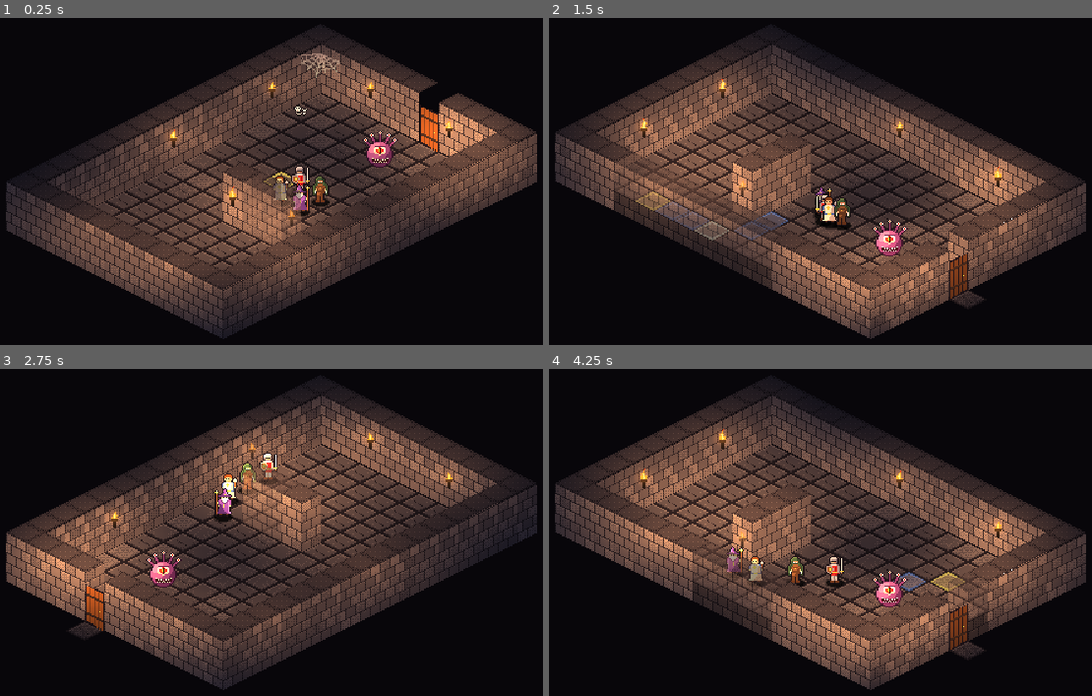
Above: before the commit, frames 1-4 (two rows, left to right).
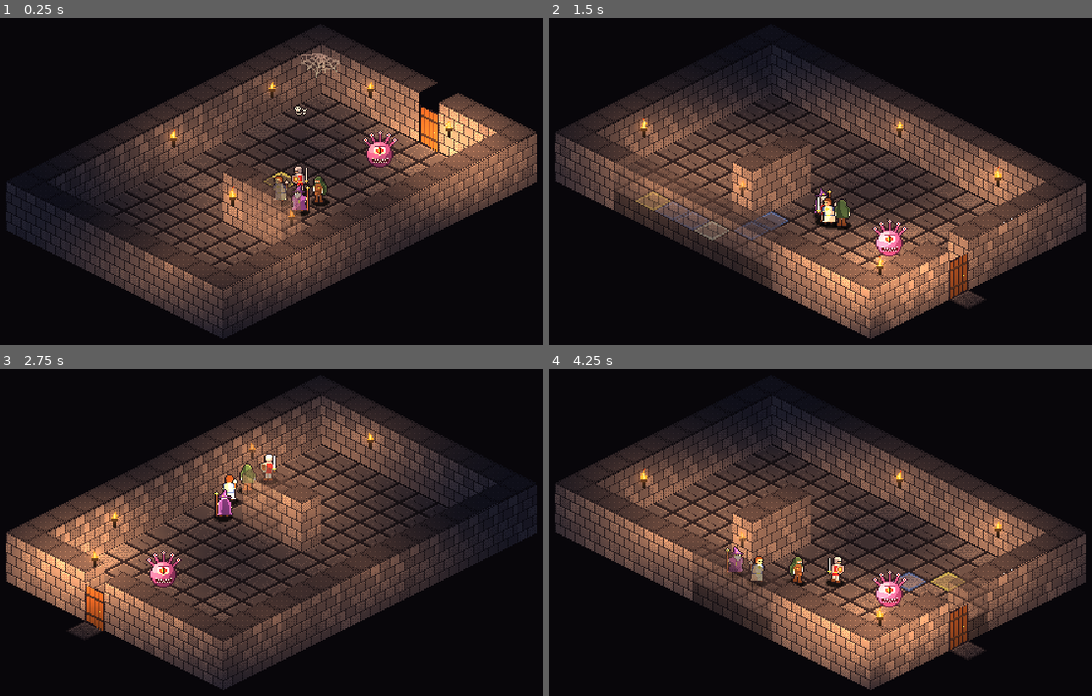
Above: after the commit, the same moments.

Repository: PaulHeraty/herra-iso-dnd
Game: Godot game, scene res://scenes/maps/test_room.tscn
Same seed, same stepped clock (60 frames per second), same inputs: the game is played once before the commit and once after it.
Inputs (mouse positions are in pixels of both pictures, inside the frame that each line leads up to):
- Up to frame 1 (0.25 s): no input
- Up to frame 2 (1.5 s): tap Enter at 0.5 s; move the mouse to (994, 158) at 0.52 s; hold E (view_rotate_right) 0.53-1.25 s; tap S (cam_down) at 0.6 s; click (994, 158) at 0.67 s; drag from (663, 204) to (782, 269) at 1.27 s
- Up to frame 3 (2.75 s): move the mouse to (347, 434) at 2.02 s; hold E (view_rotate_right) from 2.03 s (still down); tap Space (cam_recenter) at 2.1 s
- Up to frame 4 (4.25 s): release E (view_rotate_right) at 2.75 s; drag from (782, 620) to (587, 467) at 2.77 s; move the mouse to (1053, 597) at 3.52 s; hold Q (view_rotate_left) from 3.53 s (still down); tap W (cam_up) at 3.6 s

The runs differ from the first frame. In frame 1, 10% of the frame differs, in the area x 1-99%, y 22-81%; in frame 2, 12%, in the area x 16-79%, y 7-95%; in frame 3, 10%; in frame 4, 12%.

Commit message:
Phase 1 step 5: 4-facing hero walk sheets; Phase 1 complete
- tools/godot/gen_hero_sheets.gd: text pixel grids for front/back 3/4 views of all four heroes;
  walk = alternate leg lifted 1px (robes: feet tuck under, hem sways)
- tools/godot/preview_hero_walk.gd + gif_writer.gd: animated GIF previews
- Actor keeps facing in map cells, picks sheet row/mirror for the current view rotation,
  plays the walk cycle while stepping; PartyStart.facing sets the starting facing

Co-Authored-By: Claude Opus 5.5 <noreply@anthropic.com>

Diff:
--- a/scenes/maps/test_room.tscn
+++ b/scenes/maps/test_room.tscn
@@ -57,7 +57,7 @@
 
 [node name="Torch9" parent="World/Entities" unique_id=1590360505 instance=ExtResource("3_uokn5")]
 z_index = 1
-position = Vector2(-168, 132)
+position = Vector2(120, 68)
 face = 3
 
 [node name="Torch10" parent="World/Entities" unique_id=1590360506 instance=ExtResource("3_uokn5")]
--- a/scripts/actors/actor.gd
+++ b/scripts/actors/actor.gd
@@ -3,43 +3,99 @@
 ## Anything that stands on the grid and moves around: heroes now, monsters in Phase 2.
 ## The node's position is the actor's feet (a cell centre). It draws a soft elliptical shadow
 ## under itself; the "Sprite" child draws the figure on top.
+##
+## Walk sheets (see tools/godot/gen_hero_sheets.gd): 5 columns (idle, 4 walk frames) x 2 rows
+## (0 = front 3/4 facing screen down-left, 1 = back 3/4 facing screen up-left); right-facing
+## directions are the same rows mirrored. A single-frame sprite falls back to mirror + hop.
 
 ## Shadow ellipse radius (x) in px; it's squashed vertically like the iso floor.
 @export var shadow_radius := 7.0
 @export var shadow_alpha := 0.7
 
-## The cell the actor stands on, or is walking into.
+const WALK_FRAME_TIME := 0.09     ## s per walk frame: 2 frames per orthogonal step
+const IDLE_DELAY := 0.06          ## stay in the walk cycle across the gap between steps
+
+## The cell the actor stands on, or is walking into (map cells).
 var cell := Vector2i.ZERO
+## Direction the actor faces, in map cells (one of the 8 neighbours).
+var facing := Vector2i(0, 1):
+	set(v):
+		facing = v
+		if is_node_ready():
+			_update_facing_visual()
+
 var _tween: Tween
+var _anim_t := 0.0
+var _still_t := 0.0
+var _row := 0
 
 @onready var sprite: Sprite2D = $Sprite
 
 
-## Put the actor straight onto a cell (no animation).
+func _ready() -> void:
+	_update_facing_visual()
+
+
+## Put the actor straight onto a cell (no animation). Also used after the view turns.
 func place_at(c: Vector2i) -> void:
 	cell = c
 	position = IsoGrid.cell_to_world(c)
+	_update_facing_visual()
 
 
 func is_moving() -> bool:
 	return _tween != null and _tween.is_running()
 
 
+func has_walk_sheet() -> bool:
+	return sprite.hframes >= 5 and sprite.vframes >= 2
+
+
 ## Walk to a neighbouring cell over `duration` seconds. `cell` changes at once (so pathing and
 ## occupancy see where the actor is going). Returns the tween; await its `finished`.
 func step_to(c: Vector2i, duration: float) -> Tween:
+	var d := c - cell
+	if d != Vector2i.ZERO:
+		facing = d.clampi(-1, 1)
 	cell = c
 	var target := IsoGrid.cell_to_world(c)
-	if not is_equal_approx(target.x, position.x):
-		sprite.flip_h = target.x < position.x   # until 4-way sprites exist: mirror to face left
 	if _tween:
 		_tween.kill()
 	_tween = create_tween()
 	_tween.tween_property(self, "position", target, duration)
-	# Little 1px hop per step so walking reads as walking until real walk cycles exist.
-	_tween.parallel().tween_property(sprite, "position:y", -1.0, duration * 0.5)
-	_tween.parallel().tween_property(sprite, "position:y", 0.0, duration * 0.5).set_delay(duration * 0.5)
+	if not has_walk_sheet():
+		# Little 1px hop per step so walking reads as walking without a walk cycle.
+		_tween.parallel().tween_property(sprite, "position:y", -1.0, duration * 0.5)
+		_tween.parallel().tween_property(sprite, "position:y", 0.0, duration * 0.5).set_delay(duration * 0.5)
 	return _tween
+
+
+func _process(delta: float) -> void:
+	if not has_walk_sheet():
+		return
+	if is_moving():
+		_still_t = 0.0
+		_anim_t += delta
+		sprite.frame = _row * sprite.hframes + 1 + int(_anim_t / WALK_FRAME_TIME) % 4
+	else:
+		_still_t += delta
+		if _still_t >= IDLE_DELAY:
+			_anim_t = 0.0
+			sprite.frame = _row * sprite.hframes
+
+
+## Pick sheet row (front/back) and mirroring from the facing as seen in the current view.
+## Facings that point straight across or straight up/down the screen keep the previous choice
+## for the part that is ambiguous.
+func _update_facing_visual() -> void:
+	var v := IsoGrid.rotate_dir(facing)
+	var screen := Vector2i(v.x - v.y, v.x + v.y)    # iso: +x cell = right+down, +y cell = left+down
+	if screen.x != 0:
+		sprite.flip_h = screen.x > 0                # drawings face left; mirror to face right
+	if screen.y != 0:
+		_row = 0 if screen.y > 0 else 1
+	if has_walk_sheet():
+		sprite.frame = _row * sprite.hframes + (sprite.frame % sprite.hframes)
 
 
 func _draw() -> void:
--- a/scripts/actors/hero.gd
+++ b/scripts/actors/hero.gd
@@ -1,16 +1,12 @@
 class_name Hero
 extends Actor
 ## One of the four party members. Stats/classes come from data/ in Phase 2; for now the class
-## only picks the sprite.
+## only picks the sprite: the walk sheet <class>_sheet.png if it exists, else the single
+## front-facing <class>.png.
 
 enum HeroClass { FIGHTER, ROGUE, CLERIC, MAGE }
 
-const SPRITES := {
-	HeroClass.FIGHTER: preload("res://assets/sprites/heroes/fighter.png"),
-	HeroClass.ROGUE: preload("res://assets/sprites/heroes/rogue.png"),
-	HeroClass.CLERIC: preload("res://assets/sprites/heroes/cleric.png"),
-	HeroClass.MAGE: preload("res://assets/sprites/heroes/mage.png"),
-}
+const SPRITE_DIR := "res://assets/sprites/heroes/"
 
 @export var hero_class := HeroClass.FIGHTER:
 	set(v):
@@ -23,10 +19,21 @@
 
 func _ready() -> void:
 	_apply_class()
+	super()
 
 
 func _apply_class() -> void:
-	sprite.texture = SPRITES[hero_class]
+	var key: String = HeroClass.keys()[hero_class].to_lower()
+	var sheet_path := SPRITE_DIR + key + "_sheet.png"
+	if ResourceLoader.exists(sheet_path):
+		sprite.texture = load(sheet_path)
+		sprite.hframes = 5
+		sprite.vframes = 2
+	else:
+		sprite.texture = load(SPRITE_DIR + key + ".png")
+		sprite.hframes = 1
+		sprite.vframes = 1
+	sprite.frame = 0
 	if hero_name == "":
-		hero_name = HeroClass.keys()[hero_class].capitalize()
+		hero_name = key.capitalize()
 	name = hero_name
--- a/scripts/maps/dungeon_map.gd
+++ b/scripts/maps/dungeon_map.gd
@@ -280,6 +280,7 @@
 		var hero: Hero = HERO_SCENE.instantiate()
 		hero.hero_class = PARTY_ORDER[i]
 		entities.add_child(hero)
+		hero.facing = PartyStart.FACING_DIR[start.facing]
 		hero.place_at(cells[i])
 		party.append(hero)
 
--- a/scripts/markers/party_start.gd
+++ b/scripts/markers/party_start.gd
@@ -5,6 +5,8 @@
 ## neighbouring cells. One per map (more than one = entry points, picked by id on level change).
 
 enum Facing { NORTH_EAST, SOUTH_EAST, SOUTH_WEST, NORTH_WEST }
+## Map direction for each Facing (as seen in the unturned view: NE = up-right on screen, etc.).
+const FACING_DIR := [Vector2i(0, -1), Vector2i(1, 0), Vector2i(0, 1), Vector2i(-1, 0)]
 
 @export var entry_id := "start"
 @export var facing := Facing.SOUTH_WEST
--- /dev/null
+++ b/tools/godot/gen_hero_sheets.gd
@@ -0,0 +1,378 @@
+extends SceneTree
+## Builds the hero walk sheets: assets/sprites/heroes/<hero>_sheet.png
+## Run: Godot_console --headless --path . -s res://tools/godot/gen_hero_sheets.gd  (then --import)
+## HERO=<name> builds just one.
+##
+## Sheet layout: 16x24 cells (14x22 drawn + 1px outline), 5 columns x 2 rows.
+##   row 0 = FRONT 3/4 view, facing screen down-left  (mirror for down-right)
+##   row 1 = BACK  3/4 view, facing screen up-left    (mirror for up-right)
+##   col 0 = idle, cols 1-4 = walk: right foot up, both down, left foot up, both down
+## Each view = an upper body (rows 0-15) + the standing legs (rows 16-21). Walk frames keep the
+## legs' shape and only lift one leg 1px (classic small-sprite walk):
+##   "left" / "right" = inclusive column ranges of each leg (other columns never move, e.g. a staff)
+##   "lift_from"      = first leg row that lifts (robes: only the feet row lifts = foot tucks under)
+##   "sway_row"       = optional leg row (robe hem) shifted 1px toward the stepping side
+## Palette: the P dict in tools/python/make_iso_party.py (same as gen_art.gd). "." = empty.
+
+const PY_SOURCE := "res://tools/python/make_iso_party.py"
+const OUT_DIR := "res://assets/sprites/heroes/"
+const CELL := Vector2i(16, 24)
+const UPPER_ROWS := 16
+
+const HEROES := {
+	"fighter": {
+		"front": {
+			"upper": [
+				"..............",
+				"...mmmm.......",
+				"..mmmmmM...w..",
+				"..mmMMMn...w..",
+				"..KKKMMn...w..",
+				"..ssSnMn...w..",
+				"...nnnn....w..",
+				"..nMmmmMn..w..",
+				"MMMMMrrrMn.w..",
+				"MbbbMrrRMn.w..",
+				"MbyybMrRMn.w..",
+				"MbyybMrRMn.w..",
+				"MbbbMrrRMnyyy.",
+				".MbbMyyyMnns..",
+				"..MM.rrrRn.b..",
+				"....rrrRR.....",
+			],
+			"legs": [
+				"....MMnMn.....",
+				"....mMnmM.....",
+				"....mMnmM.....",
+				"....MMnMM.....",
+				"...BBB.BBB....",
+				"...BBB.BBB....",
+			],
+			"left": [0, 5], "right": [7, 13],
+		},
+		"back": {
+			"upper": [
+				"..............",
+				".....mmmm.....",
+				"..w.MmmmmM....",
+				"..w.nMmmmM....",
+				"..w.nMMMMM....",
+				"..w.nnMMMn....",
+				"..w..nnnn.....",
+				"..w.nMMMMMn...",
+				"..w.nRrrrMMMMM",
+				"..wnRrrrrMbbbM",
+				"..wnRrrrrMbBbM",
+				"..wnRrrrrMbBbM",
+				".yyynRrrrMbbbM",
+				"..snnRRRRMbbM.",
+				"..b.nRRRRnMM..",
+				".....RRrrr....",
+			],
+			"legs": [
+				".....nMnMM....",
+				".....MmnMm....",
+				".....MmnMm....",
+				".....MMnMM....",
+				"....BBB.BBB...",
+				"....BBB.BBB...",
+			],
+			"left": [0, 6], "right": [8, 13],
+		},
+	},
+	"rogue": {
+		"front": {
+			"upper": [
+				"..............",
+				"....hhh.......",
+				"...hgggG......",
+				"..hggggGG.....",
+				"..SSSSgGG.....",
+				"..wSwSgGGG....",
+				"..GGGGgGgG....",
+				"..gllllgGgG...",
+				".gLllllLgGgg..",
+				".sLlLLLlLGgg..",
+				".mLllyllLGGg..",
+				".wLlllLLsGGg..",
+				".wLLLLLLmGGg..",
+				"..LLLLLLwGGg..",
+				"..lllLLLwGG...",
+				"..llLLL..GG...",
+			],
+			"legs": [
+				"...LLnLL......",
+				"...LL.LL......",
+				"...LL.LL......",
+				"...LL.LL......",
+				"..BBB.BBB.....",
+				"..BBB.BBB.....",
+			],
+			"left": [0, 4], "right": [6, 13],
+		},
+		"back": {
+			"upper": [
+				"..............",
+				"......hhh.....",
+				".....hgggG....",
+				"....hggggGG...",
+				"....gggggGG...",
+				"....gggggGG...",
+				"...gGggggGGg..",
+				"..gGgggggGGgg.",
+				".gGggggggGGGg.",
+				".gGgggggGGGGg.",
+				".gGgggggGGGGg.",
+				".sGgggggGGGGs.",
+				".mGggggGGGGGm.",
+				".wGggggGGGGGw.",
+				"..GgggGGGGGG..",
+				"..GGGGGGGGGG..",
+			],
+			"legs": [
+				".....LLnLL....",
+				".....LL.LL....",
+				".....LL.LL....",
+				".....LL.LL....",
+				"....BBB.BBB...",
+				"....BBB.BBB...",
+			],
+			"left": [0, 6], "right": [8, 13],
+		},
+	},
+	"cleric": {
+		"front": {
+			"upper": [
+				"..............",
+				"...cccc.......",
+				"..cccccc......",
+				"..sssScc......",
+				"..KsKSSc...M..",
+				"..sssSSc..MmM.",
+				"...sSS....MMM.",
+				"..uooooOu..b..",
+				".uooyoooOu.b..",
+				".uoyyyooOUub..",
+				".uOoyooOOUUb..",
+				".sOoooooOOUs..",
+				"..uoooooOOU...",
+				"..uooooOOOU...",
+				"..uuyyyuuUU...",
+				"..ooooooOOO...",
+			],
+			"legs": [
+				"..oooooOOOO...",
+				"..ooooOOOOO...",
+				"..ooooOOOOO...",
+				".ooooOOOOOO...",
+				"..BB...BB.....",
+				"..............",
+			],
+			"left": [0, 5], "right": [6, 13], "lift_from": 4, "sway_row": 3,
+		},
+		"back": {
+			"upper": [
+				"..............",
+				".....cccc.....",
+				"....cccccc....",
+				"....cccccc....",
+				"..M.cccccB....",
+				".MmM.ccccB....",
+				".MMM..sSS.....",
+				"..b.uoooOOu...",
+				"..buooooOOOu..",
+				"..buooooOOOU..",
+				"..buOoooOOOU..",
+				"..soOoooOOOUs.",
+				"...uoooOOOOU..",
+				"...uoooOOOOU..",
+				"...uuuuuuuUU..",
+				"...oooooOOOO..",
+			],
+			"legs": [
+				"...ooooOOOOO..",
+				"...ooooOOOOO..",
+				"...ooooOOOOO..",
+				"..oooooOOOOOO.",
+				"....BB...BB...",
+				"..............",
+			],
+			"left": [0, 6], "right": [7, 13], "lift_from": 4, "sway_row": 3,
+		},
+	},
+	"mage": {
+		"front": {
+			"upper": [
+				"......p.......",
+				".....pp.....F.",
+				"....qpP....fFf",
+				"...qppP.....f.",
+				"..qpypPP....b.",
+				"PPPPPPPPPP..b.",
+				"..sKsKSP....b.",
+				"..eeeeEP....b.",
+				".peeeeEPp...b.",
+				"pPeeeEPpppp.b.",
+				"pqPeEPpppppsb.",
+				"pqppPPppppPsb.",
+				"pqpppyppPPP.b.",
+				"sqpppypPPPs.b.",
+				".qpppypPPP..b.",
+				".qppppPPPP..b.",
+			],
+			"legs": [
+				".qppppPPPPP.b.",
+				".qpppPPPPPP.b.",
+				"qqppPPPPPPP.b.",
+				"qppPPPPPPPPPb.",
+				"..BB...BB...B.",
+				"..............",
+			],
+			"left": [0, 4], "right": [6, 10], "lift_from": 4, "sway_row": 3,
+		},
+		"back": {
+			"upper": [
+				"........p.....",
+				".F.....pp.....",
+				"fFf...Ppq.....",
+				".f...Pppq.....",
+				".b..Ppyppq....",
+				".b.PPPPPPPPPP.",
+				".b...eeeEE....",
+				".b...qpPPPp...",
+				".b..qpPPPPpp..",
+				".b.qppPPPPPpp.",
+				".bsqppPPPPPpp.",
+				".bsqppPPPPPpp.",
+				".b.qppPPPPPPp.",
+				".b.qppPPPPPPps",
+				".b.qppPPPPPPp.",
+				".b.qppPPPPPPp.",
+			],
+			"legs": [
+				".b.qpPPPPPPPp.",
+				".b.qpPPPPPPPp.",
+				".b.qqpPPPPPPpp",
+				".bqqpPPPPPPPPp",
+				".B..BB...BB...",
+				"..............",
+			],
+			"left": [3, 6], "right": [8, 13], "lift_from": 4, "sway_row": 3,
+		},
+	},
+}
+
+## Walk frames: [lift left leg px, lift right leg px]
+const WALK := [[0, 1], [0, 0], [1, 0], [0, 0]]
+
+var palette := {}
+
+
+func _init() -> void:
+	palette = _parse_palette(FileAccess.get_file_as_string(PY_SOURCE))
+	var only := OS.get_environment("HERO")
+	for hero: String in HEROES:
+		if only != "" and hero != only:
+			continue
+		var sheet := Image.create_empty(CELL.x * 5, CELL.y * 2, false, Image.FORMAT_RGBA8)
+		var views := ["front", "back"]
+		for view in views:
+			for part in ["upper", "legs"]:
+				var grid: Array = HEROES[hero][view][part]
+				for i in grid.size():
+					if grid[i].length() != 14:
+						push_error("%s %s %s row %d is %d wide (want 14)" % [hero, view, part, i, grid[i].length()])
+		for row in views.size():
+			var v: Dictionary = HEROES[hero][views[row]]
+			var frames := [_frame(v, 0, 0)]
+			for w in WALK:
+				frames.append(_frame(v, w[0], w[1]))
+			for col in frames.size():
+				var img: Image = frames[col]
+				sheet.blit_rect(img, Rect2i(Vector2i.ZERO, img.get_size()), Vector2i(col * CELL.x, row * CELL.y))
+		var path := OUT_DIR + hero + "_sheet.png"
+		sheet.save_png(ProjectSettings.globalize_path(path))
+		print("wrote ", path)
+	quit()
+
+
+## One 16x24 frame: legs (each leg lifted by its amount) + upper body on top, then the outline.
+func _frame(v: Dictionary, lift_l: int, lift_r: int) -> Image:
+	var rows: Array[String] = []
+	for r in 22:
+		rows.append("..............")
+	var legs: Array = v["legs"]
+	var lr: Array = v["left"]
+	var rr: Array = v["right"]
+	var lift_from: int = v.get("lift_from", 0)
+	var sway_row: int = v.get("sway_row", -1)
+	for i in legs.size():
+		var row := ""
+		for x in 14:
+			var lift := 0
+			if i >= lift_from:
+				if x >= lr[0] and x <= lr[1]:
+					lift = lift_l
+				elif x >= rr[0] and x <= rr[1]:
+					lift = lift_r
+			var src := i + lift
+			row += _px(legs, src, x)
+		if i == sway_row and lift_l != lift_r:
+			var s := 1 if lift_r > lift_l else -1    # hem swings toward the stepping (lifted) side
+			var swayed := ""
+			for x in 14:
+				var inside: bool = x >= lr[0] and x <= rr[1]    # only the hem moves, not a staff
+				var from: int = x - s
+				swayed += (_px(legs, i, from) if from >= lr[0] and from <= rr[1] else ".") if inside else row[x]
+			row = swayed
+		rows[UPPER_ROWS + i] = row
+	var upper: Array = v["upper"]
+	for i in upper.size():
+		# upper body overwrites only where it has pixels
+		var merged := ""
+		for x in 14:
+			var c: String = upper[i][x] if x < upper[i].length() else "."
+			merged += c if c != "." else rows[i][x]
+		rows[i] = merged
+	return _grid_sprite(rows)
+
+
+func _px(grid: Array, y: int, x: int) -> String:
+	if y < 0 or y >= grid.size() or x < 0 or x >= grid[y].length():
+		return "."
+	return grid[y][x]
+
+
+func _parse_palette(src: String) -> Dictionary:
+	var block := src.substr(src.find("P = {"))
+	block = block.substr(0, block.find("}"))
+	var re := RegEx.create_from_string("\"(\\w)\":\\s*\\((\\d+),\\s*(\\d+),\\s*(\\d+)\\)")
+	var pal := {}
+	for m in re.search_all(block):
+		pal[m.get_string(1)] = Color8(int(m.get_string(2)), int(m.get_string(3)), int(m.get_string(4)))
+	return pal
+
+
+## Pixel grid -> 16x24 image with a 1px margin filled by the dark outline (as gen_art.gd).
+func _grid_sprite(rows: Array[String]) -> Image:
+	var img := Image.create_empty(CELL.x, CELL.y, false, Image.FORMAT_RGBA8)
+	for y in rows.size():
+		for x in rows[y].length():
+			var ch: String = rows[y][x]
+			if ch != ".":
+				if not palette.has(ch):
+					push_error("unknown palette key '%s'" % ch)
+					continue
+				img.set_pixel(x + 1, y + 1, palette[ch])
+	var src := img.duplicate() as Image
+	var outline: Color = palette["K"]
+	for y in img.get_height():
+		for x in img.get_width():
+			if src.get_pixel(x, y).a > 0:
+				continue
+			for d in [Vector2i(1, 0), Vector2i(-1, 0), Vector2i(0, 1), Vector2i(0, -1)]:
+				var p: Vector2i = Vector2i(x, y) + d
+				if p.x >= 0 and p.y >= 0 and p.x < img.get_width() and p.y < img.get_height() and src.get_pixelv(p).a > 0:
+					img.set_pixel(x, y, outline)
+					break
+	return img
--- /dev/null
+++ b/tools/godot/gif_writer.gd
@@ -0,0 +1,131 @@
+class_name GifWriter
+extends RefCounted
+## Minimal animated GIF89a encoder (global palette, LZW, looping) for previews of generated art.
+## Frames must be the same size; alpha is ignored (compose onto a background first).
+## At most 256 distinct colours across all frames.
+
+static func save(path: String, frames: Array[Image], delay_cs: int = 10) -> Error:
+	if frames.is_empty():
+		return ERR_INVALID_PARAMETER
+	var w := frames[0].get_width()
+	var h := frames[0].get_height()
+	# Global palette.
+	var index := {}
+	var colors: Array[int] = []
+	var pixels: Array[PackedByteArray] = []
+	for img in frames:
+		var im := img.duplicate() as Image
+		im.convert(Image.FORMAT_RGB8)
+		var data := im.get_data()
+		var px := PackedByteArray()
+		px.resize(w * h)
+		for i in w * h:
+			var c := (data[i * 3] << 16) | (data[i * 3 + 1] << 8) | data[i * 3 + 2]
+			if not index.has(c):
+				if colors.size() >= 256:
+					push_error("GifWriter: more than 256 colours")
+					return ERR_INVALID_DATA
+				index[c] = colors.size()
+				colors.append(c)
+			px[i] = index[c]
+		pixels.append(px)
+	var bits := 1
+	while (1 << bits) < colors.size():
+		bits += 1
+	bits = maxi(bits, 2)
+
+	var out := PackedByteArray()
+	out.append_array("GIF89a".to_ascii_buffer())
+	_u16(out, w)
+	_u16(out, h)
+	out.append(0x80 | ((bits - 1) << 4) | (bits - 1))
+	out.append(0)
+	out.append(0)
+	for i in (1 << bits):
+		var c := colors[i] if i < colors.size() else 0
+		out.append((c >> 16) & 255)
+		out.append((c >> 8) & 255)
+		out.append(c & 255)
+	# Loop forever (NETSCAPE2.0).
+	out.append_array(PackedByteArray([0x21, 0xFF, 0x0B]))
+	out.append_array("NETSCAPE2.0".to_ascii_buffer())
+	out.append_array(PackedByteArray([0x03, 0x01, 0x00, 0x00, 0x00]))
+	for px in pixels:
+		out.append_array(PackedByteArray([0x21, 0xF9, 0x04, 0x04]))   # GCE, disposal = keep
+		_u16(out, delay_cs)
+		out.append_array(PackedByteArray([0x00, 0x00]))
+		out.append(0x2C)
+		_u16(out, 0)
+		_u16(out, 0)
+		_u16(out, w)
+		_u16(out, h)
+		out.append(0)
+		out.append(bits)
+		var lzw := _lzw(px, bits)
+		var i := 0
+		while i < lzw.size():
+			var n := mini(255, lzw.size() - i)
+			out.append(n)
+			out.append_array(lzw.slice(i, i + n))
+			i += n
+		out.append(0)
+	out.append(0x3B)
+	var f := FileAccess.open(path, FileAccess.WRITE)
+	if f == null:
+		return FileAccess.get_open_error()
+	f.store_buffer(out)
+	return OK
+
+
+static func _u16(out: PackedByteArray, v: int) -> void:
+	out.append(v & 255)
+	out.append((v >> 8) & 255)
+
+
+static func _lzw(px: PackedByteArray, min_size: int) -> PackedByteArray:
+	var clear := 1 << min_size
+	var eoi := clear + 1
+	var out := PackedByteArray()
+	var acc := 0
+	var nbits := 0
+	var size := min_size + 1
+	var dict := {}
+	var next := eoi + 1
+	# Collect (code, bit width) pairs, then pack them LSB-first.
+	var codes: Array[int] = [clear]
+	var sizes: Array[int] = [size]
+	var prefix := px[0]
+	for i in range(1, px.size()):
+		var k := px[i]
+		var key := (prefix << 8) | k
+		if dict.has(key):
+			prefix = dict[key]
+			continue
+		codes.append(prefix)
+		sizes.append(size)
+		if next < 4096:
+			dict[key] = next
+			next += 1
+			if next > (1 << size) and size < 12:
+				size += 1
+		else:
+			codes.append(clear)
+			sizes.append(size)
+			dict.clear()
+			next = eoi + 1
+			size = min_size + 1
+		prefix = k
+	codes.append(prefix)
+	sizes.append(size)
+	codes.append(eoi)
+	sizes.append(size)
+	for j in codes.size():
+		acc |= codes[j] << nbits
+		nbits += sizes[j]
+		while nbits >= 8:
+			out.append(acc & 255)
+			acc >>= 8
+			nbits -= 8
+	if nbits > 0:
+		out.append(acc & 255)
+	return out
--- /dev/null
+++ b/tools/godot/preview_hero_walk.gd
@@ -0,0 +1,60 @@
+extends SceneTree
+## Preview a hero walk sheet as an animated GIF: the four facings laid out like the screen
+## directions (up-left, up-right / down-left, down-right), each walking in place on a floor tile.
+## Run: HERO=fighter OUT=<path.gif> Godot_console --headless --path . -s res://tools/godot/preview_hero_walk.gd
+## Also writes <path>.png (first frame) next to the GIF.
+
+const CELL := Vector2i(16, 24)
+const PANEL := Vector2i(44, 40)
+const SCALE := 6
+const FRAME_CS := 9          ## centiseconds per walk frame (matches the in-game cycle)
+const BG := Color8(22, 20, 26)
+const TILE := Color8(54, 52, 60)
+const TILE_EDGE := Color8(38, 36, 44)
+
+
+func _init() -> void:
+	var hero := OS.get_environment("HERO")
+	if hero == "":
+		hero = "fighter"
+	var out_path := OS.get_environment("OUT")
+	var sheet := Image.load_from_file(ProjectSettings.globalize_path("res://assets/sprites/heroes/%s_sheet.png" % hero))
+	sheet.convert(Image.FORMAT_RGBA8)
+	# [sheet row, flip] per panel: NW, NE, SW, SE
+	var panels := [[1, false], [1, true], [0, false], [0, true]]
+	var frames: Array[Image] = []
+	for f in 4:
+		var img := Image.create_empty(PANEL.x * 2, PANEL.y * 2, false, Image.FORMAT_RGBA8)
+		img.fill(BG)
+		for i in panels.size():
+			var origin := Vector2i((i % 2) * PANEL.x, (i / 2) * PANEL.y)
+			var feet := origin + Vector2i(PANEL.x / 2, PANEL.y - 9)
+			_tile(img, feet)
+			_shadow(img, feet)
+			var spr := sheet.get_region(Rect2i(Vector2i((1 + f) * CELL.x, panels[i][0] * CELL.y), CELL))
+			if panels[i][1]:
+				spr.flip_x()
+			img.blend_rect(spr, Rect2i(Vector2i.ZERO, CELL), feet + Vector2i(-8, -22))
+		img.resize(img.get_width() * SCALE, img.get_height() * SCALE, Image.INTERPOLATE_NEAREST)
+		frames.append(img)
+	var err := GifWriter.save(out_path, frames, FRAME_CS)
+	frames[0].save_png(out_path.get_basename() + ".png")
+	print("wrote ", out_path, " err=", err)
+	quit()
+
+
+func _tile(img: Image, c: Vector2i) -> void:
+	for y in range(-8, 8):
+		for x in range(-16, 16):
+			var e := absf(x + 0.5) / 16.0 + absf(y + 0.5) / 8.0
+			if e < 1.0:
+				img.set_pixel(c.x + x, c.y + y, TILE_EDGE if e > 0.85 else TILE)
+
+
+func _shadow(img: Image, c: Vector2i) -> void:
+	for y in range(-4, 5):
+		for x in range(-9, 10):
+			var e := pow(x / 8.5, 2) + pow((y - 1) / 3.6, 2)
+			if e < 1.0:
+				var p := img.get_pixel(c.x + x, c.y + y)
+				img.set_pixel(c.x + x, c.y + y, p.lerp(Color.BLACK, 0.5 if e < 0.6 else 0.3))
Binary file added: assets/sprites/heroes/cleric_sheet.png
Not shown, added: assets/sprites/heroes/cleric_sheet.png.import
Binary file added: assets/sprites/heroes/fighter_sheet.png
Not shown, added: assets/sprites/heroes/fighter_sheet.png.import
Binary file added: assets/sprites/heroes/mage_sheet.png
Not shown, added: assets/sprites/heroes/mage_sheet.png.import
Binary file added: assets/sprites/heroes/rogue_sheet.png
Not shown, added: assets/sprites/heroes/rogue_sheet.png.import
Not shown, added: tools/godot/gen_hero_sheets.gd.uid
Not shown, added: tools/godot/gif_writer.gd.uid
Not shown, added: tools/godot/preview_hero_walk.gd.uid
Not shown, changed: CLAUDE.md
